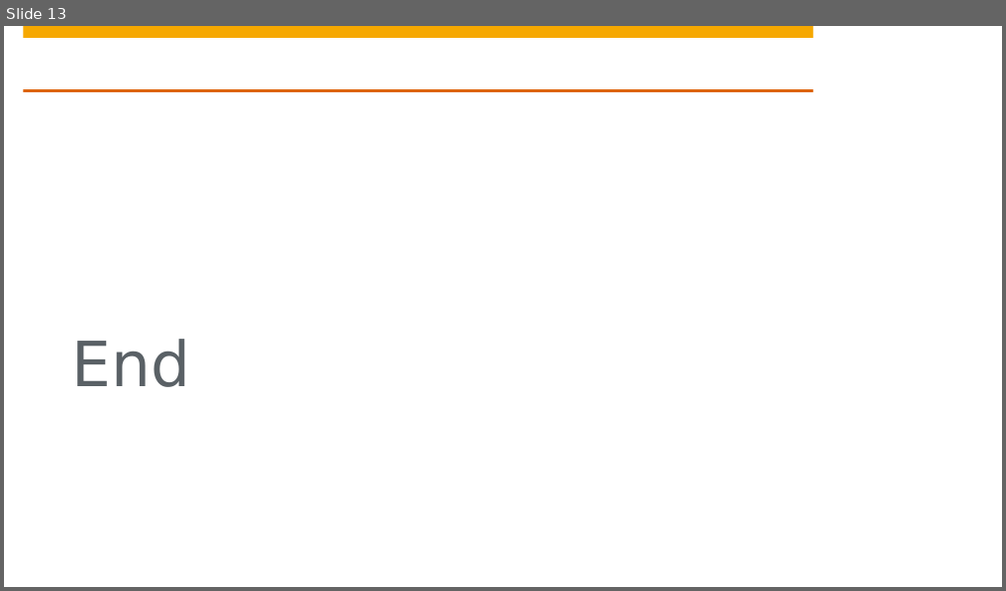
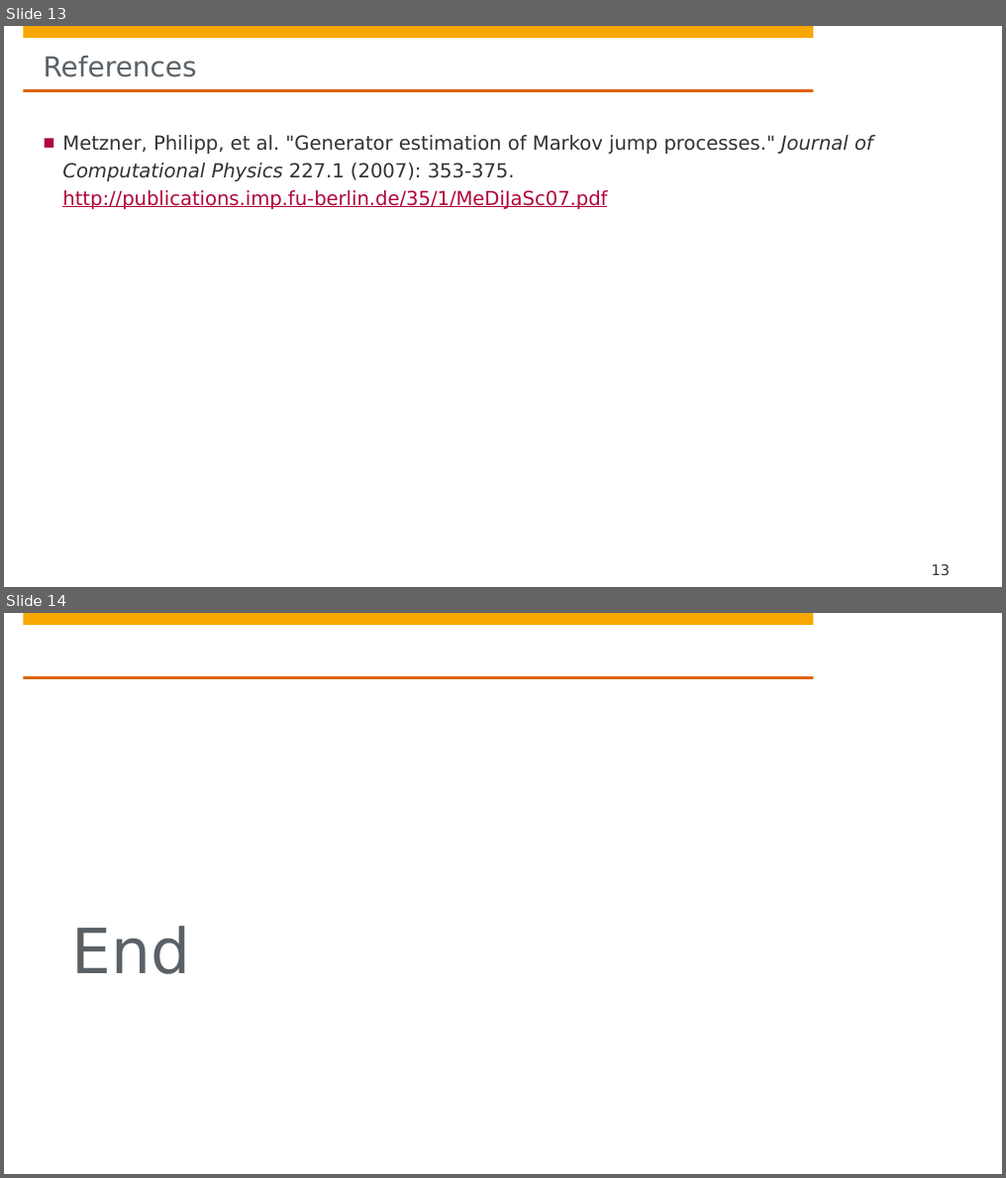
Before and after one commit to hpi-sam/ProbabilisticModels_WiSe22_23, a slide deck: ProjectDescriptions/P4 - Continuous Time Markov Chains.pptx. Shown one above the other, each under a label of ours: slide 13 before the commit, slides 13 and 14 after it. The pictures are 1006x591 and 1006x1178 pixels, drawn with LibreOffice and Linux fonts; fonts in the diff are those of the drawing; background and template pictures are left out. Boxes give left, top, right and bottom in pixels: in the first picture for what was removed or moved away, otherwise in the second. Text is boxed around its words. In the diff, an @@ line names an element or a change of style, - is before the commit and + after.

```diff
--- a/ProjectDescriptions/P4 - Continuous Time Markov Chains.pptx
+++ b/ProjectDescriptions/P4 - Continuous Time Markov Chains.pptx
@@ slide 13 added at bbox=[4, 26, 1002, 587], background #FFFFFF; not listed: 4 template elements that a slide beside it also shows @@
@@ title added at bbox=[44, 56, 197, 77], 26.7 pt, text #5A6166 @@
+References
@@ text added at bbox=[62, 135, 873, 209], 18.7 pt, text #323232 @@
+■ Metzner, Philipp, et al. "Generator estimation of Markov jump processes." Journal of Computational Physics 227.1 (2007): 353-375. http://publications.imp.fu-berlin.de/35/1/MeDiJaSc07.pdf
@@ page number added at bbox=[932, 565, 950, 575], 14 pt, text #323232 @@
+13
@@ what was slide 13 is now slide 14 @@
```
Also in this commit, not shown: 1 slide changed.
